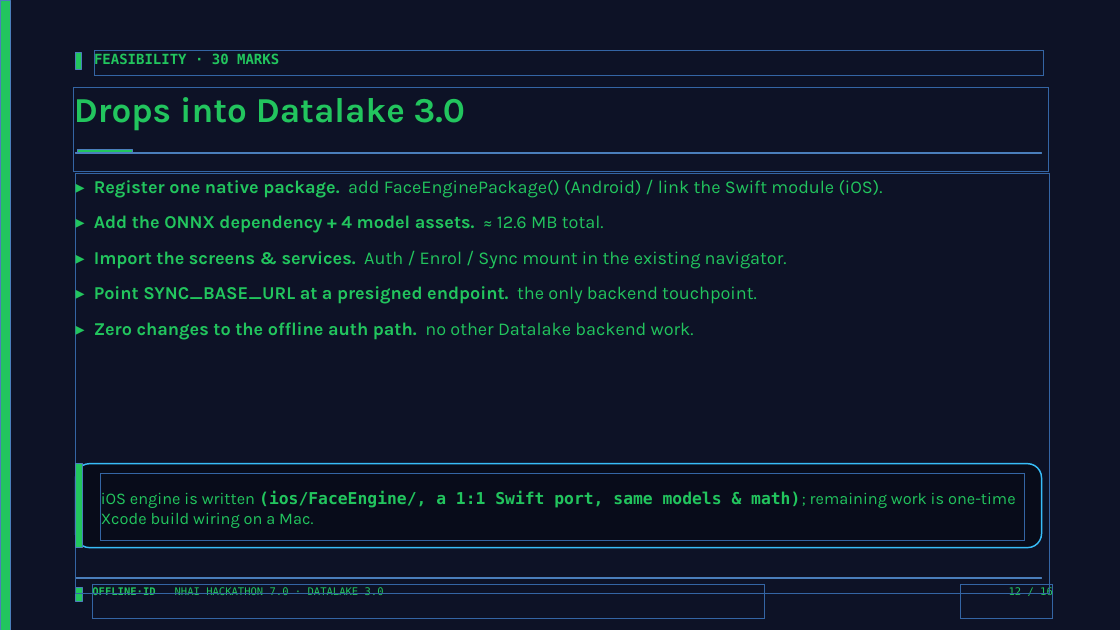
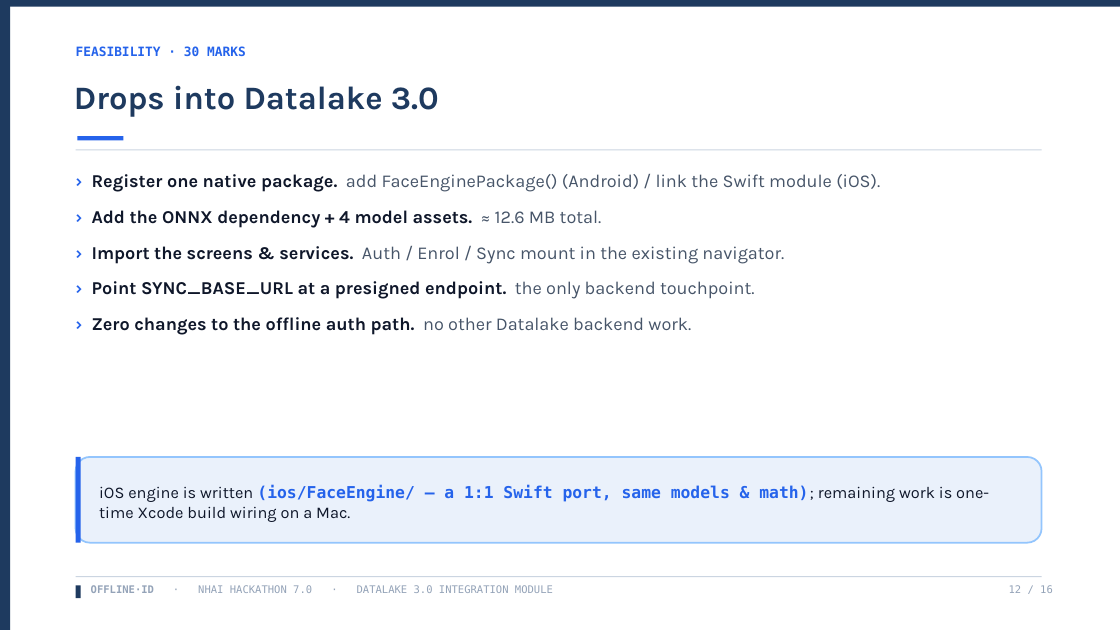
Before and after one commit to moneytosms/offlineid, a slide deck: slide 12 of submission/OfflineID_Hackathon7.pptx. Drawn at 1120x630 pixels with LibreOffice and Linux fonts; fonts in the diff are those of the drawing. Boxes give left, top, right and bottom in pixels: in the first picture for what was removed or moved away, otherwise in the second. Text is boxed around its words. In the diff, an @@ line names an element or a change of style, - is before the commit and + after.

```diff
--- a/submission/OfflineID_Hackathon7.pptx
+++ b/submission/OfflineID_Hackathon7.pptx
@@ background #0D1226 to #FFFFFF @@
@@ rectangle at <box>0,0,10,630</box>: fill #22C55E to #1E3A5F @@
@@ rectangle added at <box>10,0,1120,7</box>, fill #1E3A5F @@
@@ text "FEASIBILITY · 30 MARKS": place and size @@
-text "FEASIBILITY · 30 MARKS" at <box>94,52,279,67</box>
+text "FEASIBILITY · 30 MARKS" at <box>76,46,246,56</box>
@@ text "FEASIBILITY · 30 MARKS" at <box>76,46,246,56</box>: size 12 to 11 pt, text colour #22C55E to #2563EB @@
@@ rectangle removed at <box>76,53,82,70</box> @@
@@ text "Drops into Datalake 3.0": place and size @@
-text "Drops into Datalake 3.0" at <box>74,97,465,131</box>
+text "Drops into Datalake 3.0" at <box>74,85,439,117</box>
@@ text "Drops into Datalake 3.0" at <box>74,85,439,117</box>: size 30 to 28 pt, text colour #22C55E to #1E3A5F @@
@@ rectangle at <box>77,136,124,140</box>: fill #22C55E to #2563EB @@
@@ rectangle: place and size @@
-rectangle at <box>77,150,133,154</box>
+rectangle at <box>77,136,124,140</box>
@@ rectangle at <box>76,150,1042,150</box>: fill #080C1A to #CBD5E1 @@
@@ text at <box>92,174,880,335</box>: text changed; text colour #22C55E to #475569 @@
-▸ Register one native package. add FaceEnginePackage() (Android) / link the Swift module (iOS).
-▸ Add the ONNX dependency + 4 model assets. ≈ 12.6 MB total.
-▸ Import the screens & services. Auth / Enrol / Sync mount in the existing navigator.
-▸ Point SYNC_BASE_URL at a presigned endpoint. the only backend touchpoint.
-▸ Zero changes to the offline auth path. no other Datalake backend work.
+› Register one native package. add FaceEnginePackage() (Android) / link the Swift module (iOS).
+› Add the ONNX dependency + 4 model assets. ≈ 12.6 MB total.
+› Import the screens & services. Auth / Enrol / Sync mount in the existing navigator.
+› Point SYNC_BASE_URL at a presigned endpoint. the only backend touchpoint.
+› Zero changes to the offline auth path. no other Datalake backend work.
@@ 2 rectangles, 1 rounded rectangle: place and size @@
-2 rectangles, 1 rounded rectangle at <box>76,153,1042,548</box>
+2 rectangles, 1 rounded rectangle at <box>76,150,1042,543</box>
@@ rounded rectangle at <box>76,457,1042,543</box>: fill #080C1A to #EAF1FB; outline #38BDF8 1.25 pt to #93C5FD 1.5 pt @@
@@ rectangle at <box>76,457,81,543</box>: fill #22C55E to #2563EB @@
@@ text at <box>99,484,989,522</box>: text changed; text colour #22C55E to #0F172A @@
-iOS engine is written (ios/FaceEngine/, a 1:1 Swift port, same models & math); remaining work is one-time Xcode build wiring on a Mac.
+iOS engine is written (ios/FaceEngine/ — a 1:1 Swift port, same models & math); remaining work is one-time Xcode build wiring on a Mac.
@@ rectangle at <box>76,586,81,598</box>: fill #22C55E to #1E3A5F @@
@@ rectangle at <box>76,576,1042,577</box>: fill #080C1A to #CBD5E1 @@
@@ rectangle: place and size @@
-rectangle at <box>76,587,82,602</box>
+rectangle at <box>76,586,81,598</box>
@@ text at <box>91,585,553,593</box>: text changed; text colour #22C55E to #94A3B8 @@
-OFFLINE·ID NHAI HACKATHON 7.0 · DATALAKE 3.0
+OFFLINE·ID · NHAI HACKATHON 7.0 · DATALAKE 3.0 INTEGRATION MODULE
@@ text "12 / 16" at <box>1009,585,1053,593</box>: text colour #22C55E to #94A3B8 @@
```
Also in this commit, not shown: 15 other slides changed, 1 slide removed, 13 other files.
